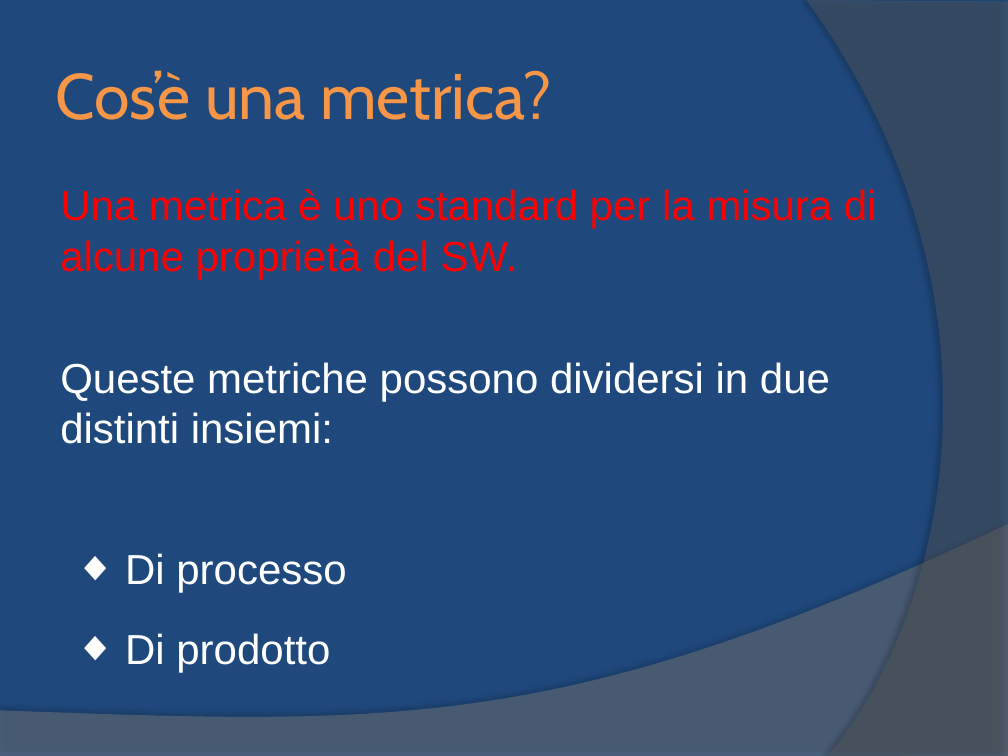
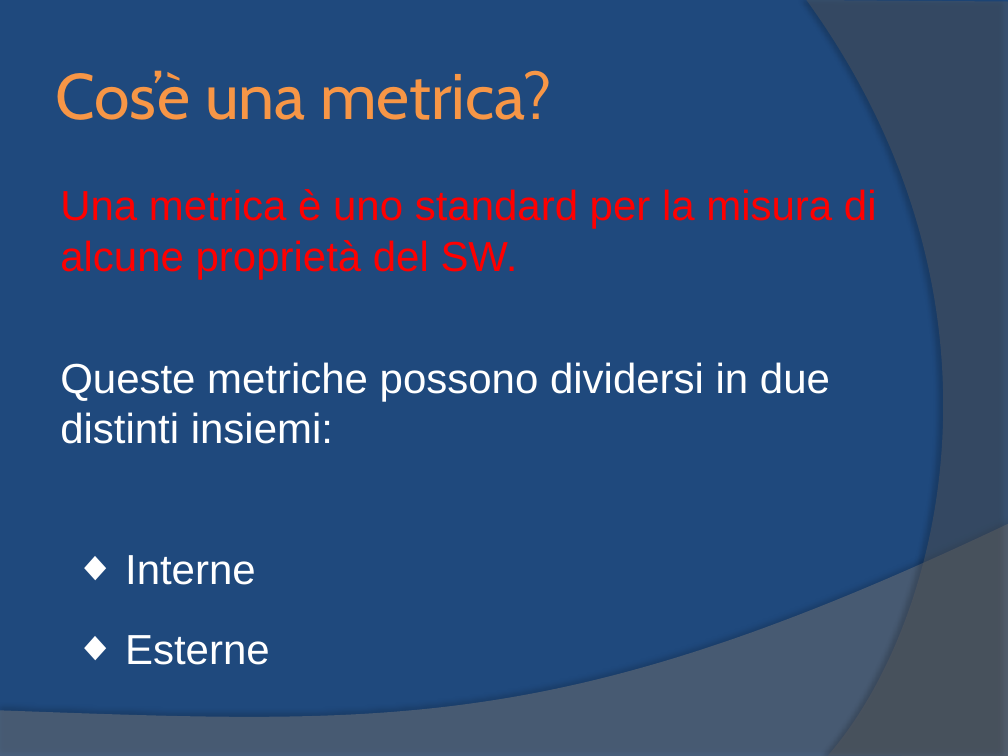
Before and after one commit to yan0z/ISW, a slide deck: slide 3 of Quesito 2 Team/1.ISW-Metrica.pptx. Drawn at 1008x756 pixels with LibreOffice and Linux fonts; fonts in the diff are those of the drawing. Boxes give left, top, right and bottom in pixels: in the first picture for what was removed or moved away, otherwise in the second. Text is boxed around its words. In the diff, an @@ line names an element or a change of style, - is before the commit and + after.

```diff
--- a/Quesito 2 Team/1.ISW-Metrica.pptx
+++ b/Quesito 2 Team/1.ISW-Metrica.pptx
@@ text at (x1=125, y1=555, x2=256, y2=585): text changed @@
-◆ Di processo
+◆ Interne
@@ text at (x1=125, y1=635, x2=270, y2=665): text changed @@
-◆ Di prodotto
+◆ Esterne
```
Also in this commit, not shown: 2 other slides changed, 1 other file.
